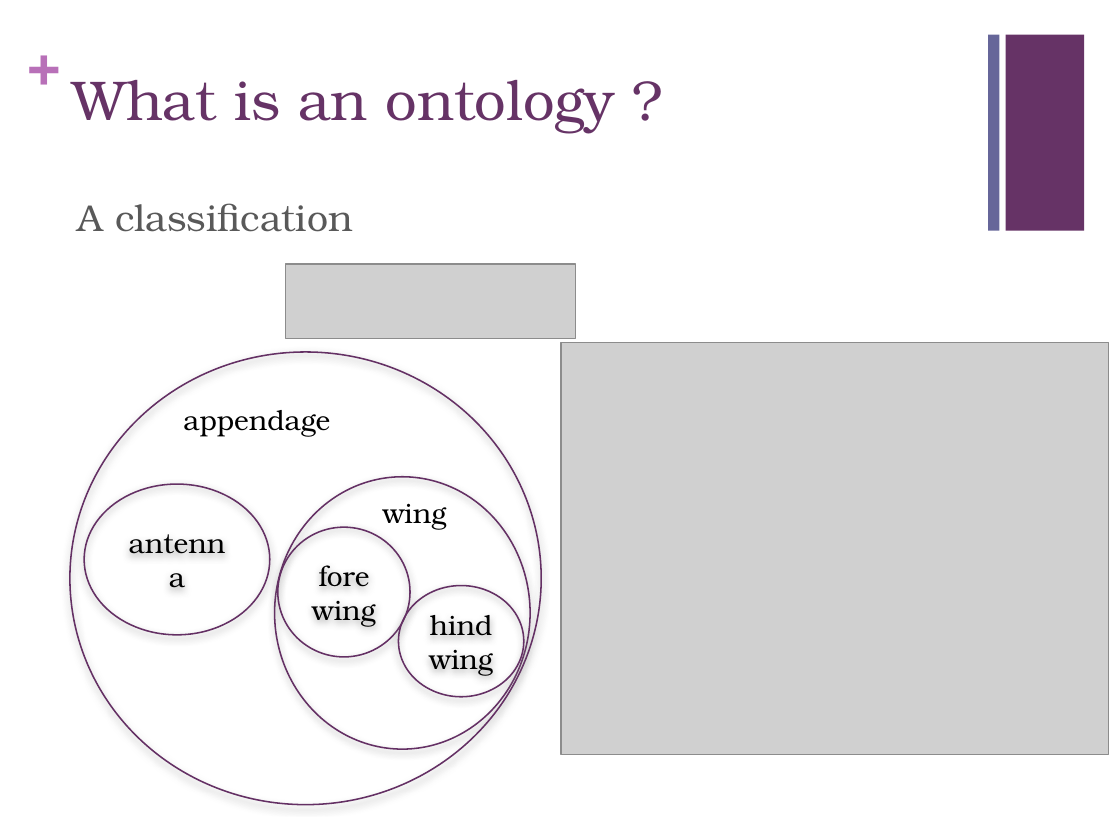
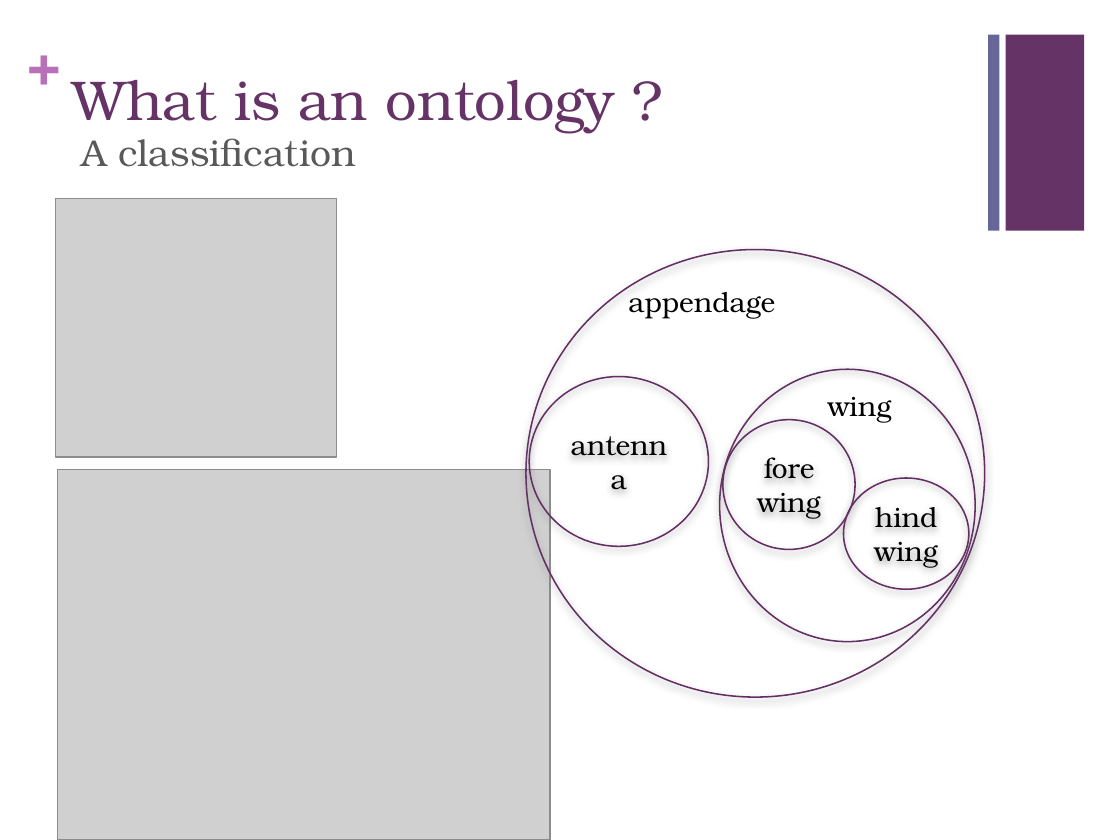
Before and after one commit to geneontology/protege-tutorial, a slide deck: slide 7 of presentations/GO_protege_1201b.pptx. Drawn at 1120x840 pixels with LibreOffice and Linux fonts; fonts in the diff are those of the drawing; grey boxes stand for pictures. Boxes give left, top, right and bottom in pixels: in the first picture for what was removed or moved away, otherwise in the second. Text is boxed around its words. In the diff, an @@ line names an element or a change of style, - is before the commit and + after.

```diff
--- a/presentations/GO_protege_1201b.pptx
+++ b/presentations/GO_protege_1201b.pptx
@@ text "A classification": place and size @@
-text "A classification" at <box>78,203,353,232</box>
+text "A classification" at <box>81,138,356,167</box>
@@ picture added at <box>56,198,337,457</box> @@
@@ picture removed at <box>286,264,575,339</box> @@
@@ ellipse: place and size @@
-ellipse at <box>69,352,541,804</box>
+ellipse at <box>526,250,986,698</box>
@@ text "appendage" rewrapped from <box>183,410,330,437</box> to <box>628,285,775,318</box> @@
@@ ellipse "antenna": place and size @@
-ellipse "antenna" at <box>84,484,270,635</box>
+ellipse "antenna" at <box>530,376,709,547</box>
@@ ellipse: place and size @@
-ellipse at <box>274,477,530,749</box>
+ellipse at <box>720,370,976,642</box>
@@ picture: place and size @@
-picture at <box>561,343,1109,755</box>
+picture at <box>57,469,550,840</box>
@@ 2 ellipses, 1 text: place and size @@
-2 ellipses, 1 text at <box>278,503,524,697</box>
+2 ellipses, 1 text at <box>722,396,969,589</box>
```
Also in this commit, not shown: 13 other slides changed, 5 slides added, 3 slides removed.
